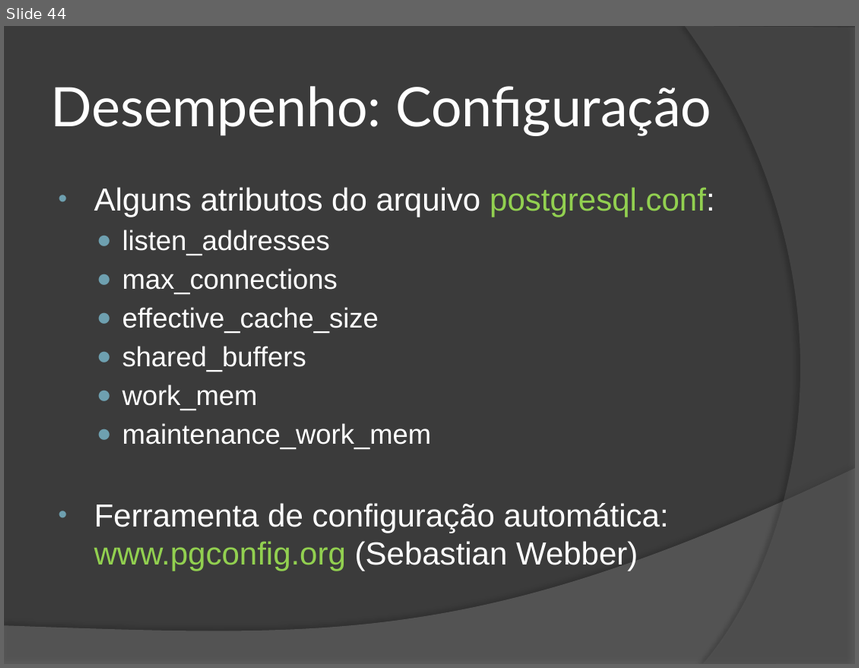
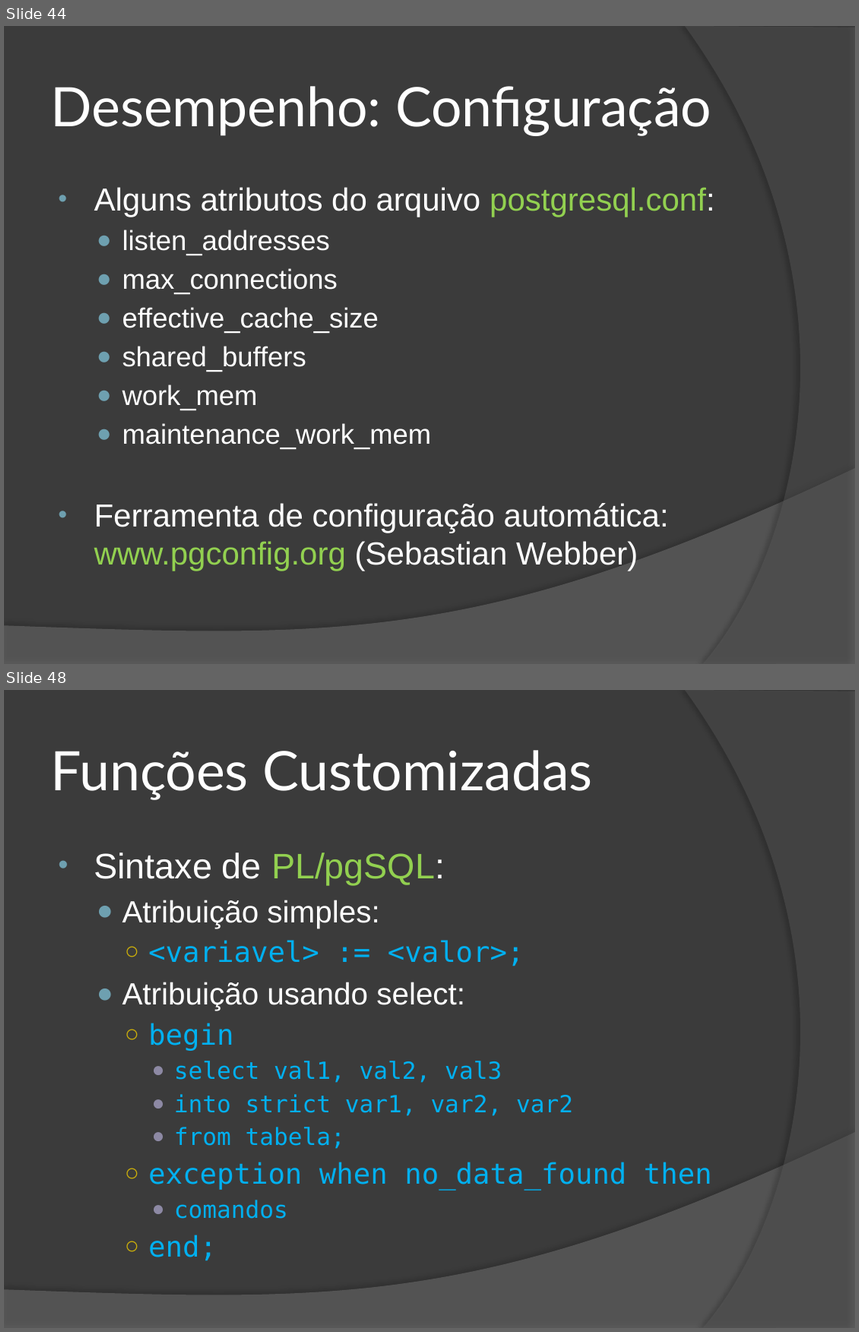
Before and after one commit to wind39/wind39.github.io, a slide deck: curso/modulo3capitulo5.pptx. Shown one above the other, each under a label of ours: slide 44 before the commit, slides 44 and 48 after it; the slides between them are not shown. The pictures are 859x668 and 859x1332 pixels, drawn with LibreOffice and Linux fonts; fonts in the diff are those of the drawing. Boxes give left, top, right and bottom in pixels: in the first picture for what was removed or moved away, otherwise in the second. Text is boxed around its words. In the diff, an @@ line names an element or a change of style, - is before the commit and + after.

```diff
--- a/curso/modulo3capitulo5.pptx
+++ b/curso/modulo3capitulo5.pptx
@@ slide 48 added at [4, 690, 855, 1328], background #3B3B3B; not listed: 2 template elements that a slide beside it also shows @@
@@ title added at [51, 750, 593, 800], 46 pt, text #FFFFFF @@
+Funções Customizadas
@@ text added at [94, 853, 712, 1262], 20 pt, text #00B0F0 @@
+• Sintaxe de PL/pgSQL:
+  ● Atribuição simples:
+    ○ <variavel> := <valor>;
+  ● Atribuição usando select:
+    ○ begin
+      ● select val1, val2, val3
+      ● into strict var1, var2, var2
+      ● from tabela;
+    ○ exception when no_data_found then
+      ● comandos
+    ○ end;
```
Also in this commit, not shown: 2 slides changed, 7 other slides added, 2 other files.
